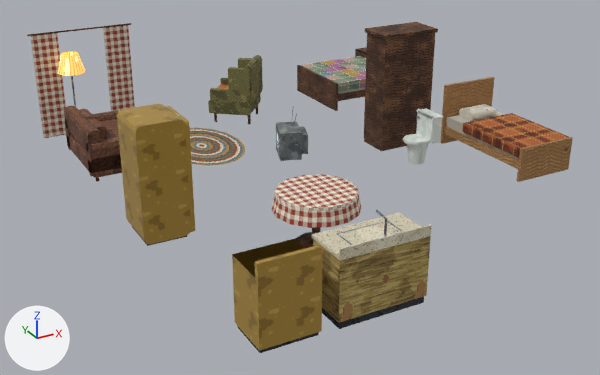
Two versions of the glTF model THE_VEIL_ASSETS_V2/03_Residential/House_Variants/RES_House_Cottage_Furnishing.glb, one commit apart.
Rendered twice from a 50 mm lens placed at (-6.56, -17.95, 5.77), pointed at (-0.68, -7.26, 0.43). The lights are fixed; the arrows at lower left show +X, +Y and +Z. The picture after the commit comes second. Objects named as collision shapes, trigger or cutter boxes, shadow casters or lower levels of detail are left out. Where no turn or scale is listed for an object, it has been applied to the vertices. Vertices at exactly the same position are counted once.

In view in the first picture: 'RES_House_Cottage_Furnishing_Mesh'.
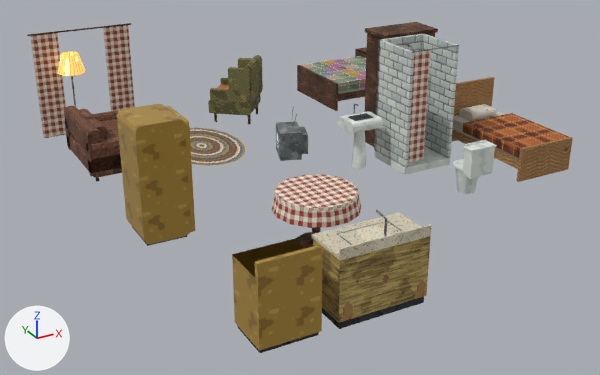
Boxes [x1, y1, x2, y2] around the edits, measured in the pictures (600 x 375 px; the box of a moved part takes in the faces that stretch with it):
part 1 of me_res_house_cottage_furnishing_mesh, added
    after: [412, 45, 459, 53]
part 2 of me_res_house_cottage_furnishing_mesh, moved or reshaped
    before: [407, 143, 428, 164]
    after: [455, 169, 478, 194]
part 3 of me_res_house_cottage_furnishing_mesh, moved or reshaped
    before: [403, 134, 430, 145]
    after: [453, 159, 464, 172]
part 4 of me_res_house_cottage_furnishing_mesh, moved or reshaped
    before: [416, 118, 442, 144]
    after: [462, 148, 495, 179]
part 5 of me_res_house_cottage_furnishing_mesh, moved or reshaped
    before: [417, 108, 444, 120]
    after: [463, 141, 497, 152]
part 6 of me_res_house_cottage_furnishing_mesh, moved or reshaped
    before: [416, 109, 434, 140]
    after: [465, 140, 487, 146]
part 7 of me_res_house_cottage_furnishing_mesh, added
    after: [374, 34, 459, 175]
part 8 of me_res_house_cottage_furnishing_mesh, added
    after: [338, 111, 383, 133]
part 9 of me_res_house_cottage_furnishing_mesh, added
    after: [352, 131, 366, 169]
part 10 of me_res_house_cottage_furnishing_mesh, added (brown)
    after: [349, 51, 430, 163]

Patch to the scene script:
```diff
--- a/THE_VEIL_ASSETS_V2/03_Residential/House_Variants/RES_House_Cottage_Furnishing.glb.py
+++ b/THE_VEIL_ASSETS_V2/03_Residential/House_Variants/RES_House_Cottage_Furnishing.glb.py
@@ img_t_int_tilesbathroom_png @@
+img_t_int_tilesbathroom_png = load_image('T_Int_TilesBathroom.png', '../../01_Textures/Interiors/T_Int_TilesBathroom.png', 128, 128, 'sRGB')
@@ mat_m_int_tilesbathroom @@
+mat_m_int_tilesbathroom = bpy.data.materials.new('M_Int_TilesBathroom')
+# uses the picture img_t_int_tilesbathroom_png
@@ me_res_house_cottage_furnishing_mesh @@
 # used by ob_res_house_cottage_furnishing_mesh; location = (0.0, 0.0, 0.0)
-me_res_house_cottage_furnishing_mesh.from_pydata(...)  # 1499 vertices, 2296 faces; spans x -3.9..3.63, y -11.28..-2.66, z 0.6..2.61
+me_res_house_cottage_furnishing_mesh.from_pydata(...)  # 1622 vertices, 2476 faces; spans x -3.9..3.63, y -11.28..-2.66, z 0.6..2.61
+# me_res_house_cottage_furnishing_mesh part 1: the loose piece of 8 vertices spanning x 1.15..2.05, y -6.64..-6.63, z 2.34..2.36 is copied, and the copy is scaled about its middle by (-1, -0.833, 0.833), then moved by (-0.3, -1.34, 0.25); it spans x 0.85..1.75, y -7.98..-7.97, z 2.59..2.61
+# me_res_house_cottage_furnishing_mesh part 2: the loose piece of 20 vertices spanning x 1.16..1.53, y -7.79..-7.41, z 0.6..0.98 is turned -90 degrees about the z axis through its middle, then moved by (-0.04, -1.34, 0.0)
+# me_res_house_cottage_furnishing_mesh part 3: the loose piece of 24 vertices spanning x 1.09..1.59, y -7.8..-7.4, z 0.98..1.02 is turned -90 degrees about the z axis through its middle, then moved by (-0.04, -1.34, 0.0)
+# me_res_house_cottage_furnishing_mesh part 4: the loose piece of 8 vertices spanning x 1.48..1.65, y -7.81..-7.39, z 0.96..1.38 is turned -90 degrees about the z axis through its middle, then moved by (-0.26, -1.57, 0.0)
+# me_res_house_cottage_furnishing_mesh part 5: the loose piece of 8 vertices spanning x 1.47..1.66, y -7.83..-7.37, z 1.38..1.41 is turned -90 degrees about the z axis through its middle, then moved by (-0.26, -1.57, 0.0)
+# me_res_house_cottage_furnishing_mesh part 6: the loose piece of 8 vertices spanning x 1.47..1.49, y -7.8..-7.4, z 1.02..1.44 is turned -90 degrees about the z axis through its middle, then moved by (-0.18, -1.47, 0.0)
+# me_res_house_cottage_furnishing_mesh part 7: a new loose piece of 24 vertices spanning x 0.85..1.75, y -7.97..-7.07, z 0.6..2.6
+# me_res_house_cottage_furnishing_mesh part 8: a new loose piece of 24 vertices spanning x 0.12..0.68, y -7.53..-7.07, z 1.27..1.45, in mat_m_res_porcelain
+# me_res_house_cottage_furnishing_mesh part 9: a new loose piece of 16 vertices spanning x 0.28..0.52, y -7.43..-7.18, z 0.6..1.3, in mat_m_res_porcelain
+# me_res_house_cottage_furnishing_mesh part 10
+# 12 vertices are added at x 0.22..1.2, y -7.97..-7.2, z 0.8..2.58
+# 2 new faces join them, mat_m_res_gingham (picture img_t_res_gingham_png)
+# 10 new faces join them, mat_m_road_roadpatch
+# other edits to the shape of me_res_house_cottage_furnishing_mesh do not show in these pictures
 me_res_house_cottage_furnishing_mesh.materials.append(mat_m_res_rugbraided)
@@ me_res_house_cottage_furnishing_mesh @@
 me_res_house_cottage_furnishing_mesh.materials.append(mat_m_furn_woodlight)
+me_res_house_cottage_furnishing_mesh.materials.append(mat_m_int_tilesbathroom)
```
